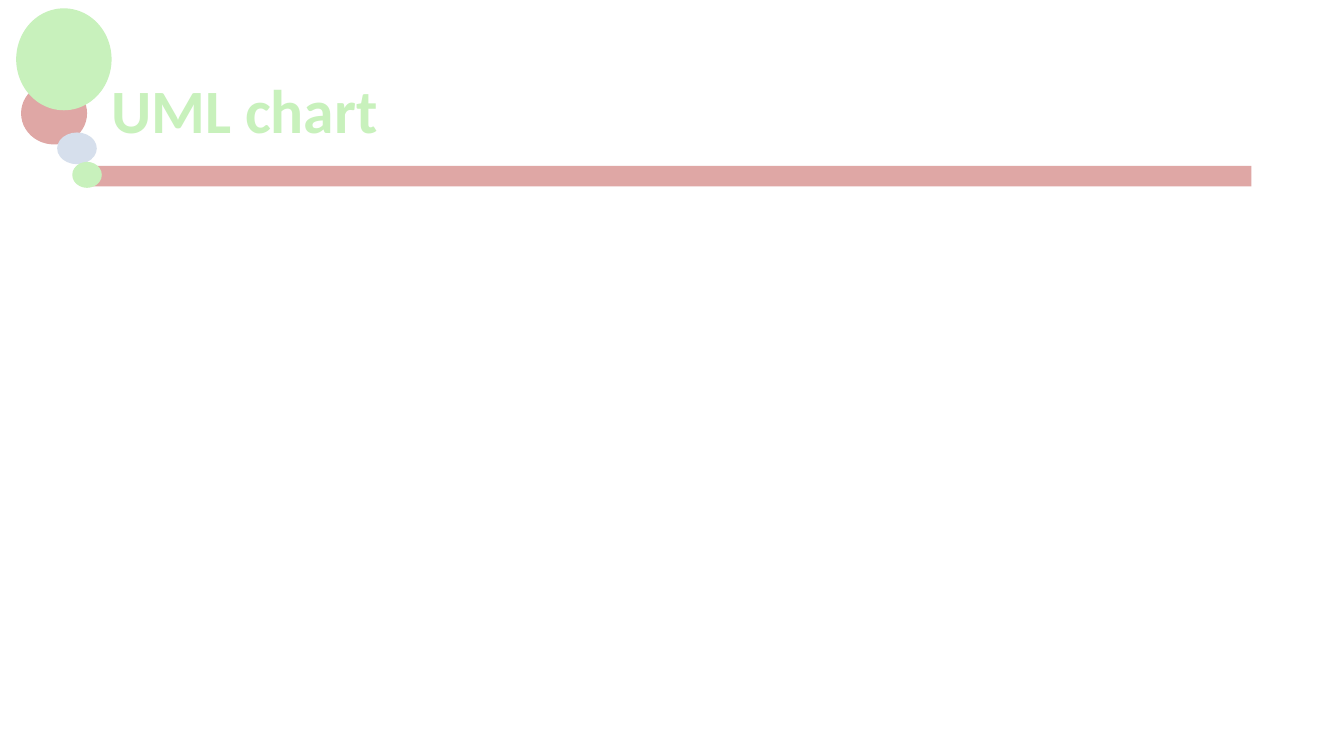
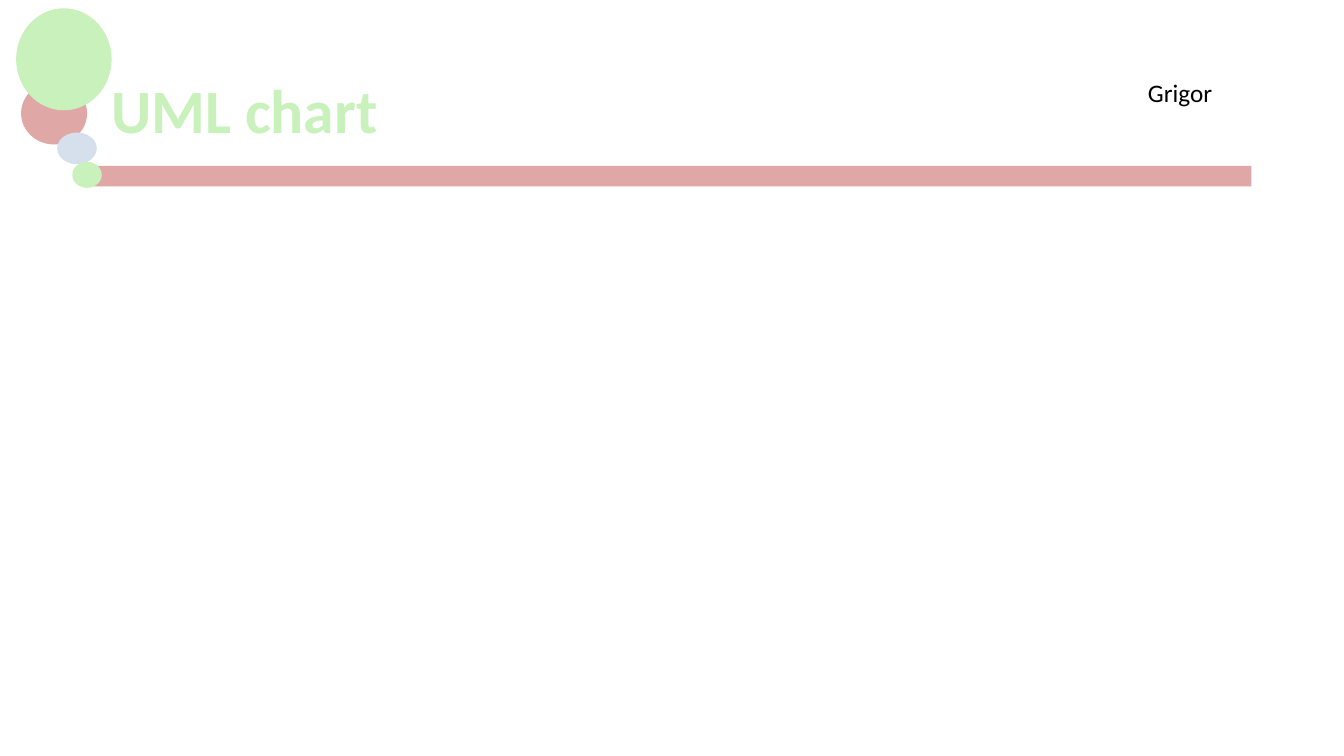
Before and after one commit to jackG97/Project, a slide deck: slide 7 of MCTV Limited.pptx. Drawn at 1344x756 pixels with LibreOffice and Linux fonts; fonts in the diff are those of the drawing; background and template pictures are left out. Boxes give left, top, right and bottom in pixels: in the first picture for what was removed or moved away, otherwise in the second. Text is boxed around its words. In the diff, an @@ line names an element or a change of style, - is before the commit and + after.

```diff
--- a/MCTV Limited.pptx
+++ b/MCTV Limited.pptx
@@ text added at box(1148, 84, 1212, 107), 18 pt, text #000000 @@
+Grigor
```
Also in this commit, not shown: 6 other slides changed, 2 slides added, 2 slides removed, 1 other file.
